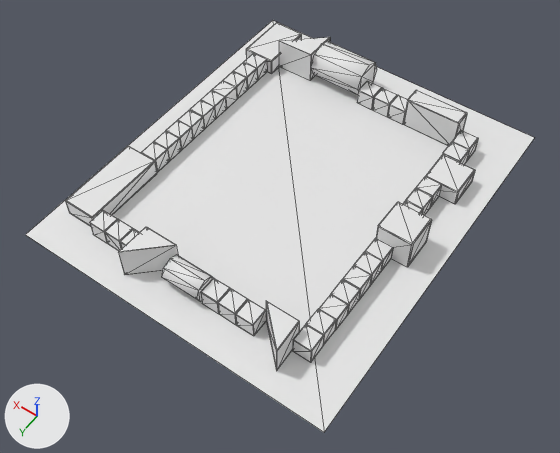
A saved change to the glTF model public/models/Stage.glb.
Both versions are drawn from a camera (50 mm lens) standing at (-7.13, 11.45, 16.02) and looking at (0.3, 1.05, -0.32). The lights are fixed; the arrows at lower left show +X, +Y and +Z. Mesh edges are drawn as thin lines. Where no turn or scale is listed for an object, it has been applied to the vertices. Vertices at the same position are counted once.

The older version as bpy lines, for what is in view:
```python
mat_wood3_001 = principled_material('Wood3.001')
mat_wood3_001.base_color = (0.8, 0.8, 0.8)  # white #e7e7e7
me_scene = bpy.data.meshes.new('Scene')
me_scene.from_pydata(...)  # 950 vertices, 1738 faces; spans x -3.93..5.32, y -5.56..5.34, z 0.07..1.14
# faces by material slot: [1058, 428, 252]
me_scene.materials.append(mat_wood1_004)  # white #e7e7e7
me_scene.materials.append(mat_wood2_001)  # white #e7e7e7
me_scene.materials.append(mat_wood3_001)  # white #e7e7e7
ob_scene = bpy.data.objects.new('Scene', me_scene)
ob_scene.location = (0.0, 0.0, 0.0)
```
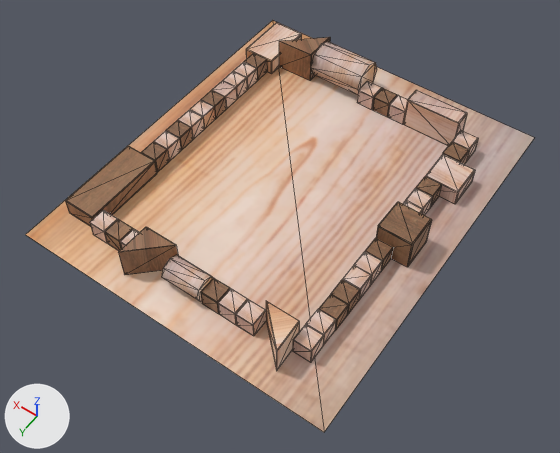
The change in detail:
Picture 'wood' (img_wood) is new.
Picture 'wood3' (img_wood3) is new.
In material 'Wood3.001' (mat_wood3_001), base_color is no longer (0.8, 0.8, 0.8), white #e7e7e7.
In material 'Wood3.001' (mat_wood3_001), texture is now set to img_wood3.
Material 'Wood1.005' (mat_wood1_005) is new.
Its texture is img_wood.
me_scene has 950 vertices, 1738 faces and spans x -3.93..5.32, y -5.56..5.34, z 0.07..1.14.
me_scene is used by ob_scene; location (0.0, 0.0, 0.0).
me_scene part 1: all 1058 faces that had it switch from mat_wood1_004 (white #e7e7e7) to mat_wood1_005 (picture img_wood).
me_scene part 2: all 428 faces that had it switch from mat_wood2_001 (white #e7e7e7) to mat_wood3_001 (picture img_wood3).

What differs and where, as boxes (x1, y1, x2, y2) in the pictures (560 x 453 px):
'Scene', surface changed, recoloured (white to beige)
    both: (25, 20, 534, 432)
part 1 of me_scene, recoloured (white to beige)
    both: (25, 20, 534, 432)
part 2 of me_scene, recoloured (white to brown)
    both: (118, 53, 469, 331)
